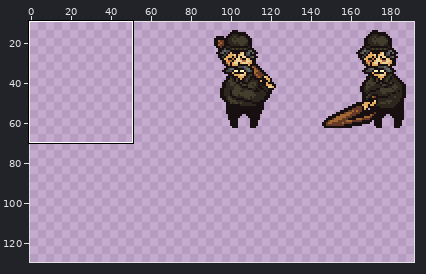
Two versions of one sprite sheet, Graphics/Characters/$Leo Esposito Bat Swing.png. The first picture is a wide view before the edit; the outline marks the close-up.
Close-up. Before the edit:
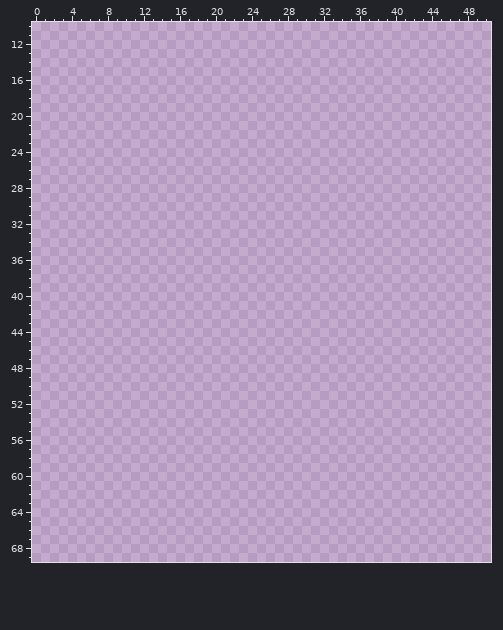
The file is 214x252 pixels. Shown: x 0..50, y 10..69. The wide view leaves out empty margins. The commit also changed other parts of the picture, which this record leaves out.
Once edited:
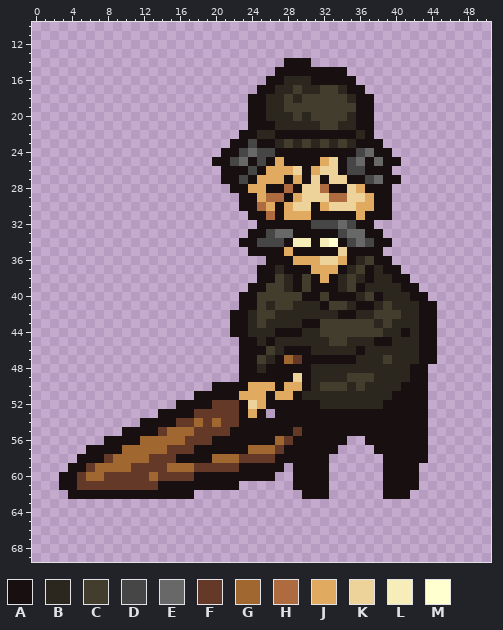
Palette (. is transparent): A #181010  B #2b271e  C #423d2d  D #464646  E #686868  F #653927  G #a06830  H #ad6b3f  J #e0aa61  K #edd29a  L #f7edb9  M #ffffcf
Change:
y 14: x 28..30 ... -> AAA
y 15: x 27..34 ........ -> AAAAAAAA
y 16: x 26..35 .......... -> AABBBAAAAA
y 17: x 25..36 ............ -> AABBCBBCCBAA
y 18: x 24..37 .............. -> AABBCBCCCCCBAA
y 19: x 24..37 .............. -> AABBCCCCCCCCAA
y 20: x 24..37 .............. -> AABBBCBCCCCBAA
y 21: x 24..37 .............. -> AAABBBBBCCBBAA
y 22: x 23..37 ............... -> AABBAAAAAAAAABA
y 23: x 22..38 ................. -> AADAABCBCBCBCBAAA
y 24: x 21..39 ................... -> AADEDDAAAAAAAAADEAA
y 25: x 20..40 ..................... -> AADEADAJAAAAJKADEAEAA
y 26: x 21..39 ................... -> AAADAJJJKAJKKADDAAA
y 27: x 21..40 .................... -> AADAJJJAJAKAKKAADEAA
y 28: x 22..39 .................. -> AAJJAAHAKKHAAKJAAA
y 29: x 23..39 ................. -> AAJHHAJKKKHHKKJAA
y 30: x 23..39 ................. -> AAHJAJKKAJKKKJJAA
y 31: x 24..39 ................ -> AAHAJJJAAAAAJAAA
y 32: x 25..37 ............. -> AAAAAADDDEDAA
y 33: x 24..38 ............... -> AADEEAAAAADEEAA
y 34: x 23..39 ................. -> AADDDALLALMADEDAA
y 35: x 24..38 ............... -> AAAAJAAAAAKAAAA
y 36: x 26..39 .............. -> AAAJJJKKJABCAA
y 37: x 25..40 ................ -> AABAAAJJJABCABAA
y 38: x 25..41 ................. -> AACBACAJABCBABBAA
y 39: x 24..42 ................... -> AACCBACAAABCABBBBAA
y 40: x 23..43 ..................... -> AACCCCCAACAAABCABBBAA
y 41: x 23..44 ...................... -> AACBCCBBBACCBAABCBBBAA
y 42: x 22..44 ....................... -> AABCCBBBBBBBAABBCCCBBAA
y 43: x 22..44 ....................... -> AABCBBBBAACCCCCCBCBBBAA
y 44: x 22..44 ....................... -> AABBBAAABBCCCCCCCBBABAA
y 45: x 23..44 ...................... -> AABABBBBBBCCBBBAABBBAA
y 46: x 23..44 ...................... -> AAACBAAABBBBBABBBBBBAA
y 47: x 23..44 ...................... -> AACBAGFAAAAAABBBCBBBAA
y 48: x 23..43 ..................... -> AABAAAAABBBBBBBBBBBAA
y 49: x 23..43 ..................... -> AAAAAAKABBBBCCCBBBBAA
y 50: x 20..43 ........................ -> AAAAJJJAJJABCCCBCBBBBAAA
y 51: x 18..43 .......................... -> AAAAAJJJAJJABBBBBBBBBBAAAA
y 52: x 16..43 ............................ -> AAAAFFFAKJAAAAAABBBBBBBAAAAA
y 53: x 14..25 ............ -> AAAAFFFFFAJA; x 27..43 ................. -> AAAAAAAAAAAAAAAAA
y 54: x 12..43 ................................ -> AAAAFFGFGFFAAAAAAAAAAAAAAAAAAAAA
y 55: x 10..43 .................................. -> AAAAFGGGFFFFAAAAAAAFAAAAAAAAAAAAAA
y 56: x 8..34 ........................... -> AAAAGGGGGFFFAAAAAAAGFAAAAAA; x 37..43 ....... -> AAAAAAA
y 57: x 6..33 ............................ -> AAAAGGGGGFFFAAAAAAGGGFAAAAAA; x 38..43 ...... -> AAAAAA
y 58: x 5..32 ............................ -> AAAFGGGGFFFAAAAGGGFFFFAAAAAA; x 39..43 ..... -> AAAAA
y 59: x 4..27 ........................ -> AAFGGGGFFFFGGGFFFFFAAAAA; x 29..32 .... -> AAAA; x 39..42 .... -> AAAA
y 60: x 3..26 ........................ -> AAFGGFFFFFGFFFFAAAAAAAAA; x 29..32 .... -> AAAA; x 39..42 .... -> AAAA
y 61: x 3..22 .................... -> AAFFFFFFFFFAAAAAAAAA; x 29..32 .... -> AAAA; x 39..42 .... -> AAAA
y 62: x 4..17 .............. -> AAAAAAAAAAAAAA; x 30..32 ... -> AAA; x 39..41 ... -> AAA
Pixel boxes of the changes (left, top, right, bottom) in both close-ups:
added: (59, 58, 437, 499)
